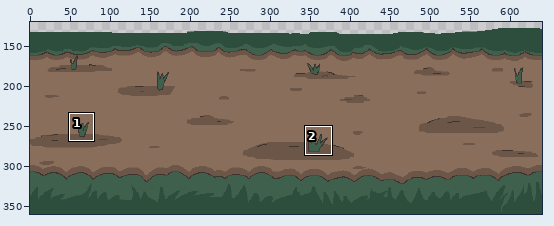
Pixel-art file, stored at Assets/Graphics/sara stuff/väg.aseprite. Above: a wide view before the commit, with the close-up outlined.
Close-up. Before:
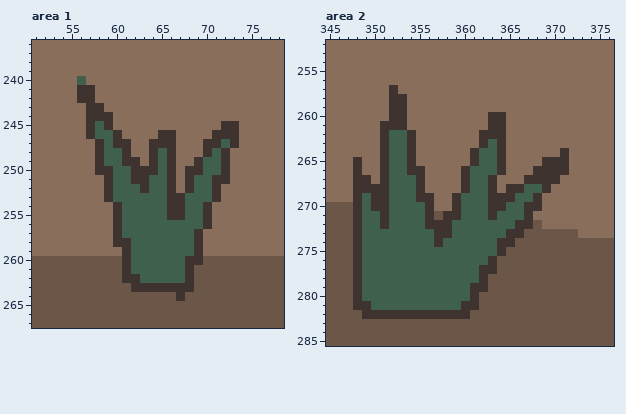
640x360 pixels, 1 frame. Shown: area 1: x 51..78, y 236..267; area 2: x 345..376, y 252..285. The wide view leaves out empty margins. The commit also changed other parts of the picture, which this record leaves out.
After the commit:
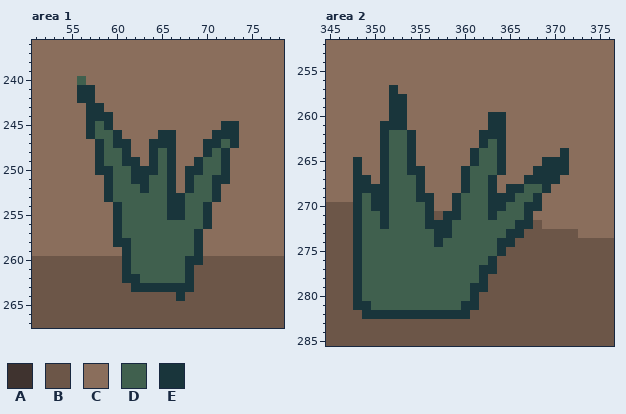
Palette (. is transparent): A #3f332f  B #6c5648  C #8a6e5c  D #40604e  E #19353b
What changed:
layer "Layer 23" removed
Area 1, layer "Layer 22":
y 241..242: x 56..57 AA -> EE
y 243: x 57..58 AA -> EE
y 244: x 57..59 AAA -> EEE
y 245: x 57 A -> E; x 59 A -> E; x 72..73 AA -> EE
y 246: x 57 A -> E; x 60 A -> E; x 65..66 AA -> EE; x 71..73 AAA -> EEE
y 247: x 58 A -> E; x 60..61 AA -> EE; x 64..66 AAA -> EEE; x 70..71 AA -> EE; x 73 A -> E
y 248: x 58 A -> E; x 61 A -> E; x 64 A -> E; x 66 A -> E; x 70 A -> E; x 72 A -> E
y 249: x 58 A -> E; x 61..62 AA -> EE; x 64 A -> E; x 66 A -> E; x 69 A -> E; x 72 A -> E
y 250: x 58..59 AA -> EE; x 62..64 AAA -> EEE; x 66 A -> E; x 68..69 AA -> EE; x 72 A -> E
y 251: x 59 A -> E; x 62..63 AA -> EE; x 66 A -> E; x 68 A -> E; x 71..72 AA -> EE
y 252: x 59 A -> E; x 63 A -> E; x 66 A -> E; x 68 A -> E; x 71 A -> E
y 253: x 59 A -> E; x 66..67 AA -> EE; x 71 A -> E
y 254..255: x 60 A -> E; x 66..67 AA -> EE; x 70 A -> E
y 256: x 60 A -> E; x 70 A -> E
y 257: x 60 A -> E; x 69 A -> E
y 258: x 60..61 AA -> EE; x 69 A -> E
y 259: x 61 A -> E; x 69 A -> E
y 260: x 61 A -> E; x 68..69 AA -> EE
y 261: x 61 A -> E; x 68 A -> E
y 262: x 61..62 AA -> EE; x 68 A -> E
y 263: x 62..68 AAAAAAA -> EEEEEEE
y 264: x 67 A -> E
Area 2, layer "Layer 22":
y 257: x 352 A -> E
y 258..259: x 352..353 AA -> EE
y 260: x 352..353 AA -> EE; x 363..364 AA -> EE
y 261: x 351..353 AAA -> EEE; x 363..364 AA -> EE
y 262: x 351 A -> E; x 354 A -> E; x 362..364 AAA -> EEE
y 263: x 351 A -> E; x 354 A -> E; x 362 A -> E; x 364 A -> E
y 264: x 351 A -> E; x 354 A -> E; x 361 A -> E; x 364 A -> E; x 371 A -> E
y 265: x 348 A -> E; x 351 A -> E; x 354 A -> E; x 361 A -> E; x 364 A -> E; x 369..371 AAA -> EEE
y 266: x 348 A -> E; x 351 A -> E; x 354..355 AA -> EE; x 360 A -> E; x 364 A -> E; x 368..371 AAAA -> EEEE
y 267: x 348..349 AA -> EE; x 351 A -> E; x 355 A -> E; x 360 A -> E; x 363 A -> E; x 367..370 AAAA -> EEEE
y 268: x 348..351 AAAA -> EEEE; x 355 A -> E; x 360 A -> E; x 363 A -> E; x 365..366 AA -> EE; x 369 A -> E
y 269: x 348 A -> E; x 350..351 AA -> EE; x 355..356 AA -> EE; x 359 A -> E; x 363..365 AAA -> EEE; x 368 A -> E
y 270: x 348 A -> E; x 350..351 AA -> EE; x 356 A -> E; x 359 A -> E; x 363..364 AA -> EE; x 367..368 AA -> EE
y 271: x 348 A -> E; x 351 A -> E; x 356 A -> E; x 358..359 AA -> EE; x 363 A -> E; x 367 A -> E
y 272: x 348 A -> E; x 351 A -> E; x 356..358 AAA -> EEE; x 366..367 AA -> EE
y 273: x 348 A -> E; x 357..358 AA -> EE; x 365..366 AA -> EE
y 274: x 348 A -> E; x 357 A -> E; x 364..365 AA -> EE
y 275: x 348 A -> E; x 364 A -> E
y 276: x 348 A -> E; x 363 A -> E
y 277: x 348 A -> E; x 362..363 AA -> EE
y 278: x 348 A -> E; x 362 A -> E
y 279: x 348 A -> E; x 361..362 AA -> EE
y 280: x 348 A -> E; x 361 A -> E
y 281: x 348..349 AA -> EE; x 360..361 AA -> EE
y 282: x 349..360 AAAAAAAAAAAA -> EEEEEEEEEEEE
Where, in picture pixels (left, top, right, bottom), the same in both close-ups:
changed: (77, 85, 239, 301)
changed: (353, 85, 569, 319)
